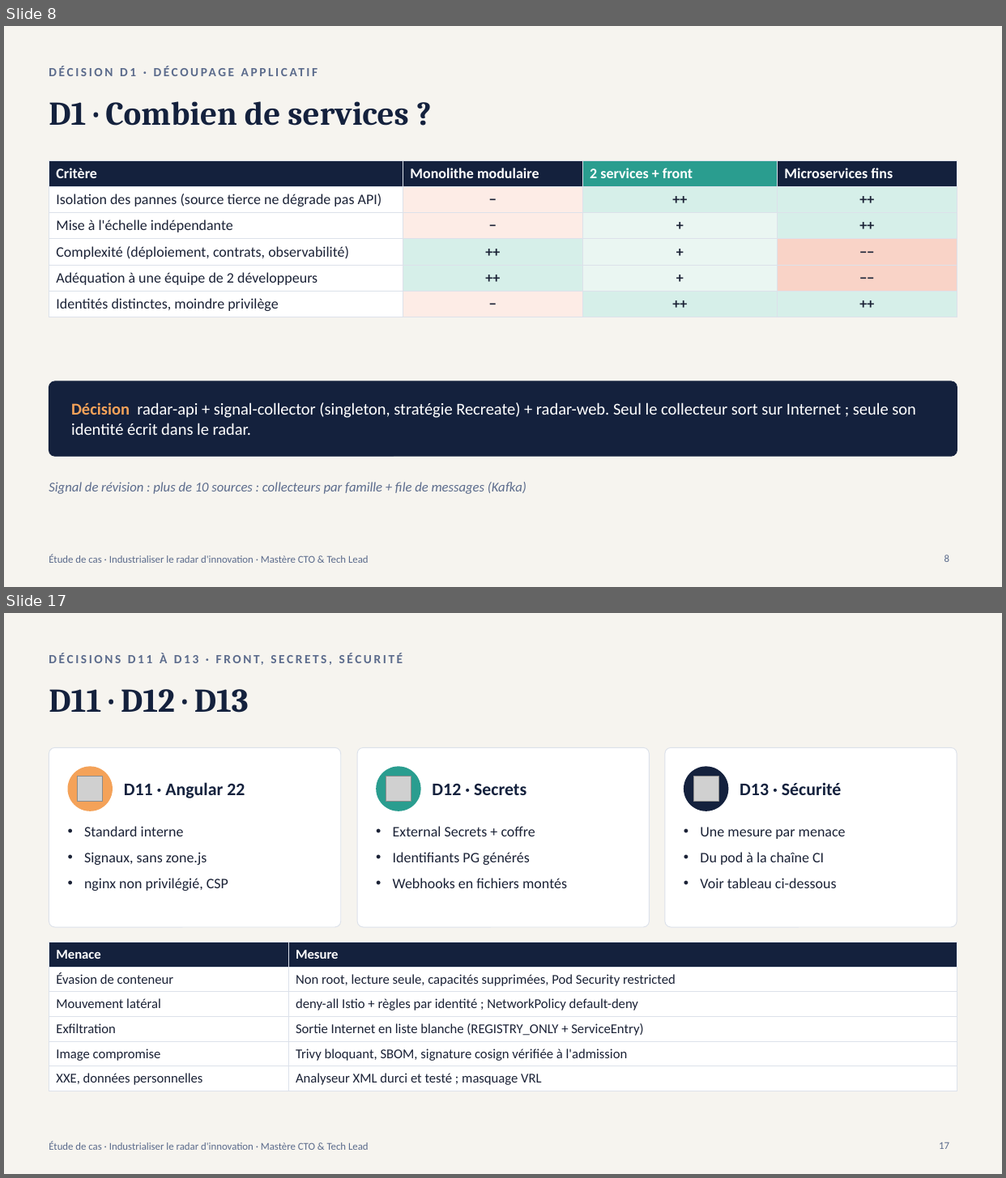
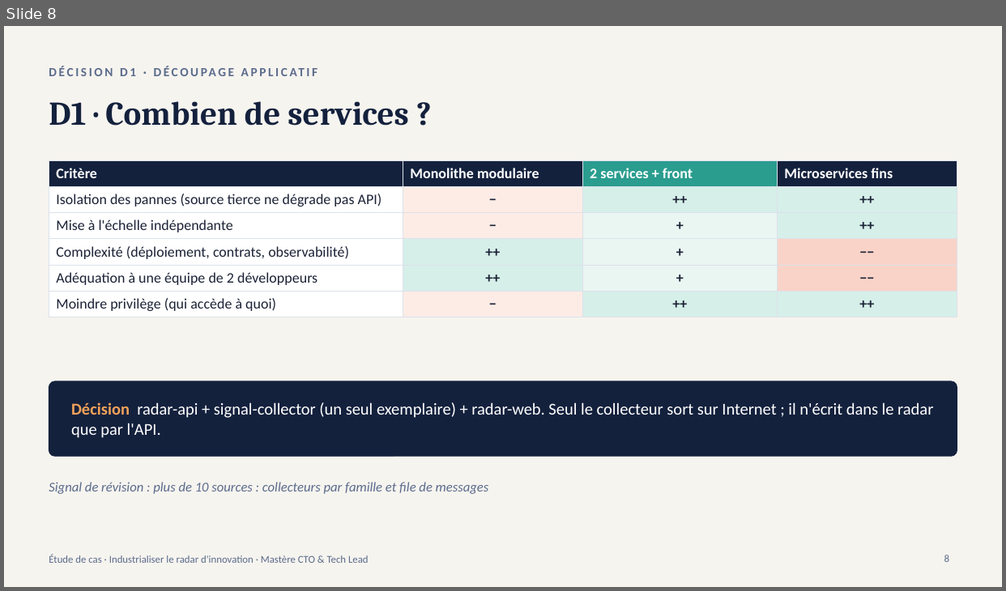
Before and after one commit to nderhore/radar-veille-ia-kubernetes, a slide deck: 03_slides-etude-de-cas.pptx. Shown one above the other, each under a label of ours: slides 8 and 17 before the commit, slide 8 after it; the slides between them are not shown. The pictures are 1006x1178 and 1006x591 pixels, drawn with LibreOffice and Linux fonts; fonts in the diff are those of the drawing; grey boxes stand for pictures. Boxes give left, top, right and bottom in pixels: in the first picture for what was removed or moved away, otherwise in the second. Text is boxed around its words. In the diff, an @@ line names an element or a change of style, - is before the commit and + after.

```diff
--- a/03_slides-etude-de-cas.pptx
+++ b/03_slides-etude-de-cas.pptx
@@ slide 17 removed at (x1=4, y1=613, x2=1002, y2=1174), background #F6F4EF; not listed: 1 template element that a slide beside it also shows @@
@@ text removed at (x1=49, y1=689, x2=753, y2=862) @@
-DÉCISIONS D11 À D13 · FRONT, SECRETS, SÉCURITÉ
@@ title removed at (x1=121, y1=689, x2=249, y2=713) @@
-D11 · D12 · D13
@@ rounded rectangle removed at (x1=49, y1=747, x2=341, y2=927) @@
@@ rounded rectangle removed at (x1=357, y1=747, x2=650, y2=927) @@
@@ rounded rectangle removed at (x1=665, y1=747, x2=957, y2=927) @@
@@ ellipse removed at (x1=68, y1=766, x2=113, y2=811) @@
@@ picture removed at (x1=78, y1=776, x2=103, y2=802) @@
@@ text removed at (x1=124, y1=782, x2=245, y2=798) @@
-D11 · Angular 22
@@ ellipse removed at (x1=376, y1=766, x2=421, y2=811) @@
@@ picture removed at (x1=386, y1=776, x2=411, y2=802) @@
@@ ellipse removed at (x1=684, y1=766, x2=729, y2=811) @@
@@ picture removed at (x1=693, y1=776, x2=719, y2=802) @@
@@ text removed at (x1=739, y1=782, x2=842, y2=795) @@
-D13 · Sécurité
@@ text removed at (x1=432, y1=783, x2=526, y2=795) @@
-D12 · Secrets
@@ text removed at (x1=84, y1=826, x2=228, y2=891) @@
-• Standard interne
-• Signaux, sans zone.js
-• nginx non privilégié, CSP
@@ text removed at (x1=393, y1=826, x2=567, y2=888) @@
-• External Secrets + coffre
-• Identifiants PG générés
-• Webhooks en fichiers montés
@@ text removed at (x1=700, y1=827, x2=846, y2=888) @@
-• Une mesure par menace
-• Du pod à la chaîne CI
-• Voir tableau ci-dessous
@@ table removed at (x1=49, y1=943, x2=957, y2=1088), 6 rows, 2 columns @@
-Menace | Mesure
-Évasion de conteneur | Non root, lecture seule, capacités supprimées, Pod Security restricted
-Mouvement latéral | deny-all Istio + règles par identité ; NetworkPolicy default-deny
-Exfiltration | Sortie Internet en liste blanche (REGISTRY_ONLY + ServiceEntry)
-Image compromise | Trivy bloquant, SBOM, signature cosign vérifiée à l'admission
-XXE, données personnelles | Analyseur XML durci et testé ; masquage VRL
@@ page number removed at (x1=939, y1=1143, x2=949, y2=1149) @@
-17
@@ slide 8 changed as well @@
@@ table at (x1=49, y1=160, x2=957, y2=314) @@
-row 6, column 1: Identités distinctes, moindre privilège
+row 6, column 1: Moindre privilège (qui accède à quoi)
@@ text at (x1=71, y1=403, x2=933, y2=438): text changed @@
-Décision radar-api + signal-collector (singleton, stratégie Recreate) + radar-web. Seul le collecteur sort sur Internet ; seule son identité écrit dans le radar.
+Décision radar-api + signal-collector (un seul exemplaire) + radar-web. Seul le collecteur sort sur Internet ; il n'écrit dans le radar que par l'API.
@@ text at (x1=49, y1=482, x2=489, y2=494): text changed @@
-Signal de révision : plus de 10 sources : collecteurs par famille + file de messages (Kafka)
+Signal de révision : plus de 10 sources : collecteurs par famille et file de messages
```
Also in this commit, not shown: 13 other slides changed, 7 slides added, 7 other slides removed, 5 other files.
